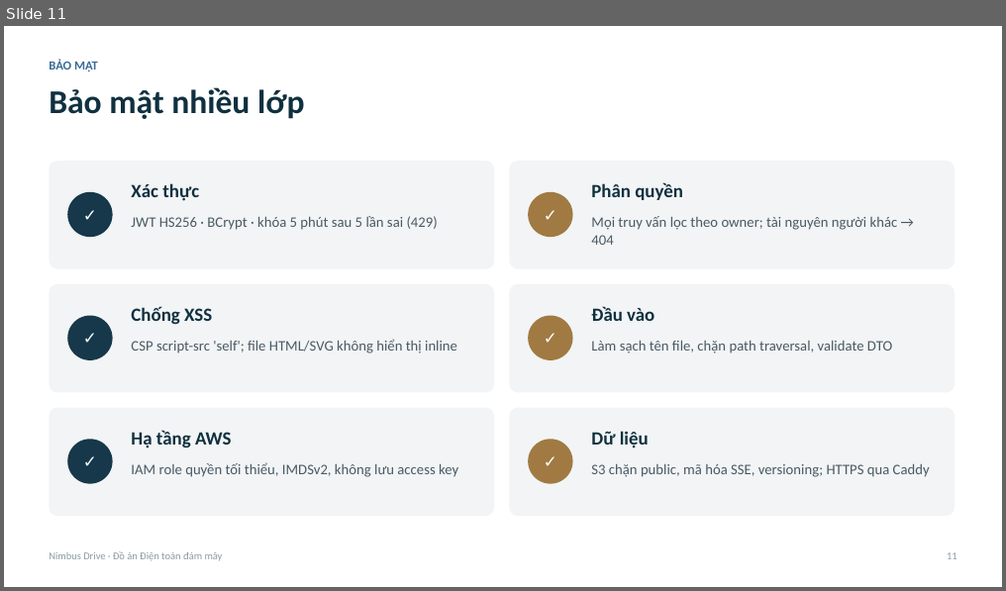
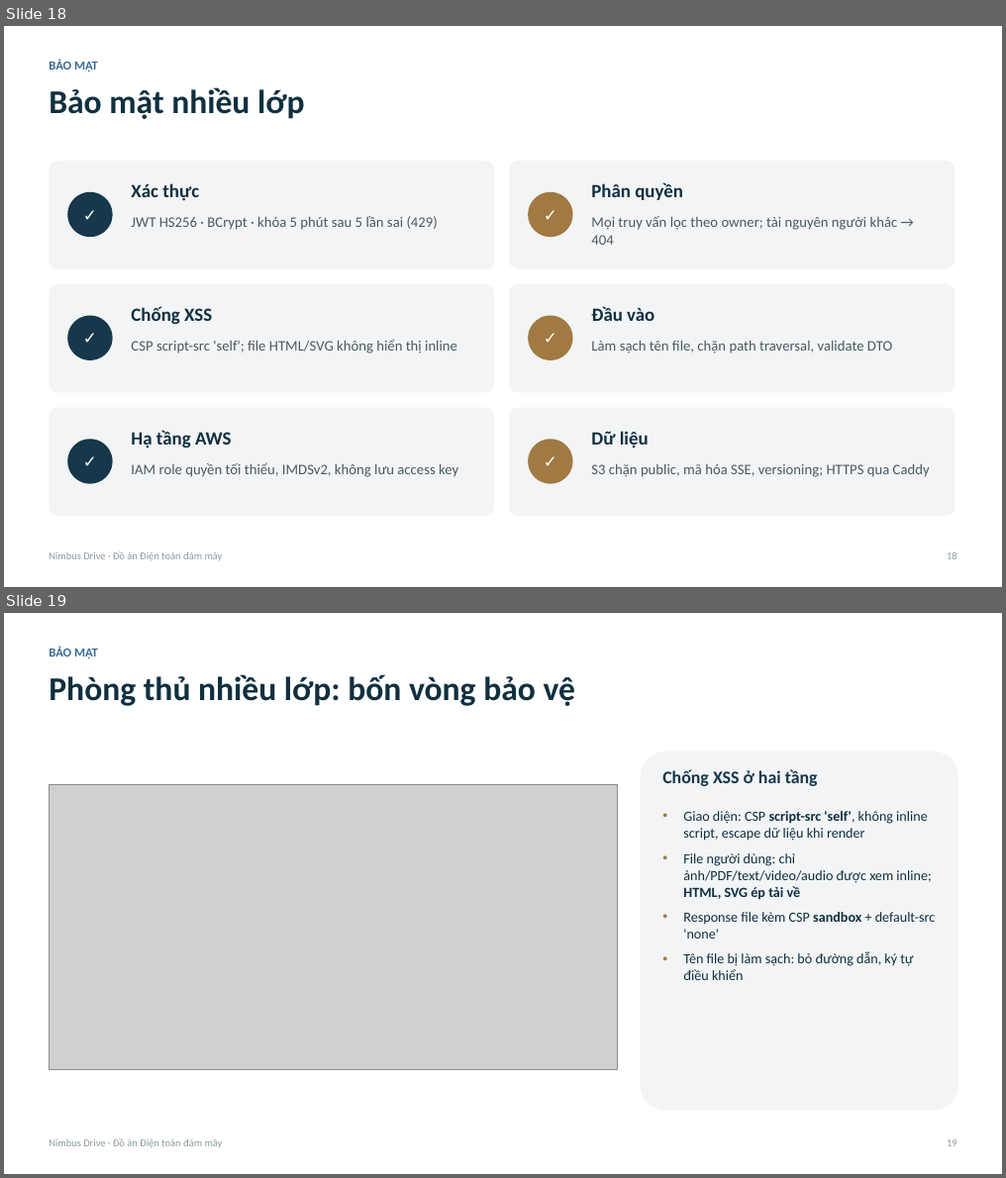
Before and after one commit to LeNhatHuyHyDrex/cloud-file-storage, a slide deck: docs/report/Slide_NimbusDrive.pptx. Shown one above the other, each under a label of ours: slide 11 before the commit, slides 18 and 19 after it. The pictures are 1006x591 and 1006x1178 pixels, drawn with LibreOffice and Linux fonts; fonts in the diff are those of the drawing; grey boxes stand for pictures. Boxes give left, top, right and bottom in pixels: in the first picture for what was removed or moved away, otherwise in the second. Text is boxed around its words. In the diff, an @@ line names an element or a change of style, - is before the commit and + after.

```diff
--- a/docs/report/Slide_NimbusDrive.pptx
+++ b/docs/report/Slide_NimbusDrive.pptx
@@ slide 19 added at (x1=4, y1=613, x2=1002, y2=1174), background #FFFFFF @@
@@ text added at (x1=49, y1=646, x2=98, y2=659), 12 pt, text #3A6A96, bold @@
+BẢO MẬT
@@ text added at (x1=49, y1=674, x2=575, y2=706), 32 pt, text #10303F, bold @@
+Phòng thủ nhiều lớp: bốn vòng bảo vệ
@@ rounded rectangle added at (x1=641, y1=752, x2=958, y2=1111), fill #F2F4F5 @@
@@ picture added at (x1=49, y1=784, x2=618, y2=1070) @@
@@ text added at (x1=662, y1=769, x2=818, y2=786), 17 pt, text #16384A, bold @@
+Chống XSS ở hai tầng
@@ text added at (x1=683, y1=811, x2=936, y2=980), 13.5 pt, text #10303F @@
+• Giao diện: CSP script-src 'self', không inline script, escape dữ liệu khi render
+• File người dùng: chỉ ảnh/PDF/text/video/audio được xem inline; HTML, SVG ép tải về
+• Response file kèm CSP sandbox + default-src 'none'
+• Tên file bị làm sạch: bỏ đường dẫn, ký tự điều khiển
@@ text added at (x1=49, y1=1139, x2=223, y2=1149), 10 pt, text #8C9BA4 @@
+Nimbus Drive · Đồ án Điện toán đám mây
@@ text added at (x1=946, y1=1140, x2=957, y2=1147), 10 pt, text #8C9BA4 @@
+19
@@ what was slide 11 is now slide 18 @@
```
Also in this commit, not shown: 12 other slides changed, 16 other slides added, 10 other files.
